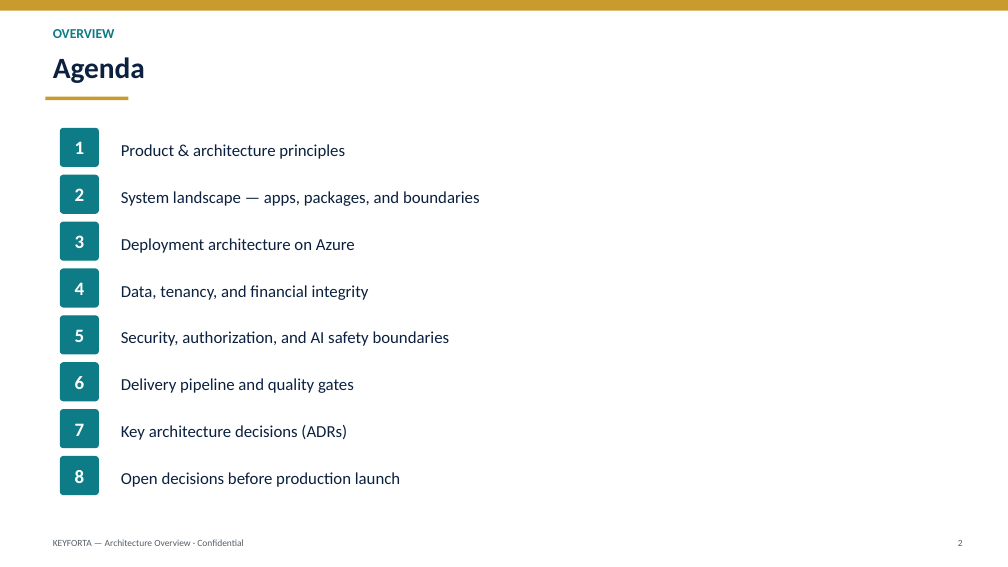
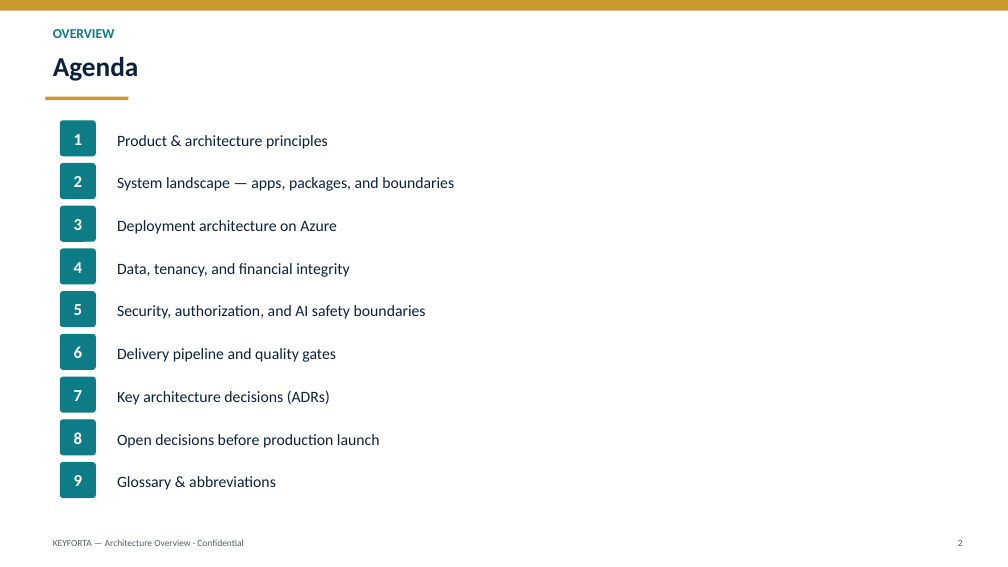
Before and after one commit to keyforta/keyforta-property, a slide deck: slide 2 of docs/architecture/presentations/keyforta-architecture-overview.pptx. Drawn at 1008x567 pixels with LibreOffice and Linux fonts; fonts in the diff are those of the drawing. Boxes give left, top, right and bottom in pixels: in the first picture for what was removed or moved away, otherwise in the second. Text is boxed around its words. In the diff, an @@ line names an element or a change of style, - is before the commit and + after.

```diff
--- a/docs/architecture/presentations/keyforta-architecture-overview.pptx
+++ b/docs/architecture/presentations/keyforta-architecture-overview.pptx
@@ text "Agenda" at box(53, 57, 139, 81): size 28 to 26 pt @@
@@ text "Product & architecture principles": place and size @@
-text "Product & architecture principles" at box(121, 144, 345, 159)
+text "Product & architecture principles" at box(117, 135, 328, 149)
@@ 2 texts, 2 rounded rectangles: place and size @@
-2 texts, 2 rounded rectangles at box(60, 129, 98, 213)
+2 texts, 2 rounded rectangles at box(60, 121, 95, 198)
@@ text "System landscape — apps, packages, ...": place and size @@
-text "System landscape — apps, packages, ..." at box(121, 191, 480, 206)
+text "System landscape — apps, packages, ..." at box(117, 177, 454, 191)
@@ text "3": place and size @@
-text "3" at box(75, 235, 85, 248)
+text "3" at box(74, 219, 82, 230)
@@ rounded rectangle: place and size @@
-rounded rectangle at box(60, 222, 98, 260)
+rounded rectangle at box(60, 206, 95, 241)
@@ text "Deployment architecture on Azure": place and size @@
-text "Deployment architecture on Azure" at box(121, 238, 355, 253)
+text "Deployment architecture on Azure" at box(117, 220, 337, 234)
@@ text "4": place and size @@
-text "4" at box(75, 282, 85, 295)
+text "4" at box(74, 262, 82, 273)
@@ rounded rectangle added at box(60, 249, 95, 284), fill #0E7C86, outline #0E7C86 1.25 pt @@
@@ text "Data, tenancy, and financial integrity": place and size @@
-text "Data, tenancy, and financial integrity" at box(121, 285, 369, 300)
+text "Data, tenancy, and financial integrity" at box(117, 263, 350, 277)
@@ text "5": place and size @@
-text "5" at box(75, 329, 85, 342)
+text "5" at box(74, 304, 82, 315)
@@ rounded rectangle: place and size @@
-rounded rectangle at box(60, 269, 98, 307)
+rounded rectangle at box(60, 292, 95, 327)
@@ text "Security, authorization, and AI safety ...": place and size @@
-text "Security, authorization, and AI safety ..." at box(121, 331, 450, 346)
+text "Security, authorization, and AI safety ..." at box(117, 305, 426, 319)
@@ text "6": place and size @@
-text "6" at box(75, 376, 85, 389)
+text "6" at box(74, 346, 82, 358)
@@ rounded rectangle: place and size @@
-rounded rectangle at box(60, 316, 98, 354)
+rounded rectangle at box(60, 334, 95, 369)
@@ text "Delivery pipeline and quality gates": place and size @@
-text "Delivery pipeline and quality gates" at box(121, 378, 354, 393)
+text "Delivery pipeline and quality gates" at box(117, 348, 336, 362)
@@ text "7": place and size @@
-text "7" at box(75, 423, 85, 436)
+text "7" at box(74, 390, 82, 401)
@@ rounded rectangle: place and size @@
-rounded rectangle at box(60, 363, 98, 401)
+rounded rectangle at box(60, 377, 95, 412)
@@ text "Key architecture decisions (ADRs)": place and size @@
-text "Key architecture decisions (ADRs)" at box(121, 425, 347, 440)
+text "Key architecture decisions (ADRs)" at box(117, 390, 330, 405)
@@ size 18 to 16 pt in 8 elements at box(74, 134, 82, 145), box(74, 176, 82, 187), box(74, 219, 82, 230), box(74, 262, 82, 273), box(74, 304, 82, 315), box(74, 346, 82, 358), box(74, 390, 82, 401), box(74, 432, 82, 444) @@
@@ text "8": place and size @@
-text "8" at box(75, 470, 85, 483)
+text "8" at box(74, 432, 82, 444)
@@ rounded rectangle: place and size @@
-rounded rectangle at box(60, 410, 98, 448)
+rounded rectangle at box(60, 420, 95, 454)
@@ size 16 to 15 pt in 8 elements at box(117, 135, 328, 149), box(117, 177, 454, 191), box(117, 220, 337, 234), box(117, 263, 350, 277), box(117, 305, 426, 319), box(117, 348, 336, 362), box(117, 390, 330, 405), box(117, 434, 380, 448) @@
@@ text "Open decisions before production launch": place and size @@
-text "Open decisions before production launch" at box(121, 472, 400, 487)
+text "Open decisions before production launch" at box(117, 434, 380, 448)
@@ rounded rectangle: place and size @@
-rounded rectangle at box(60, 457, 98, 495)
+rounded rectangle at box(60, 463, 95, 498)
@@ text added at box(74, 475, 82, 486), 16 pt, text #FFFFFF, bold @@
+9
@@ text added at box(117, 476, 276, 490), 15 pt, text #0B213F @@
+Glossary & abbreviations
```
Also in this commit, not shown: 9 other slides changed, 3 slides added, 1 other file.
